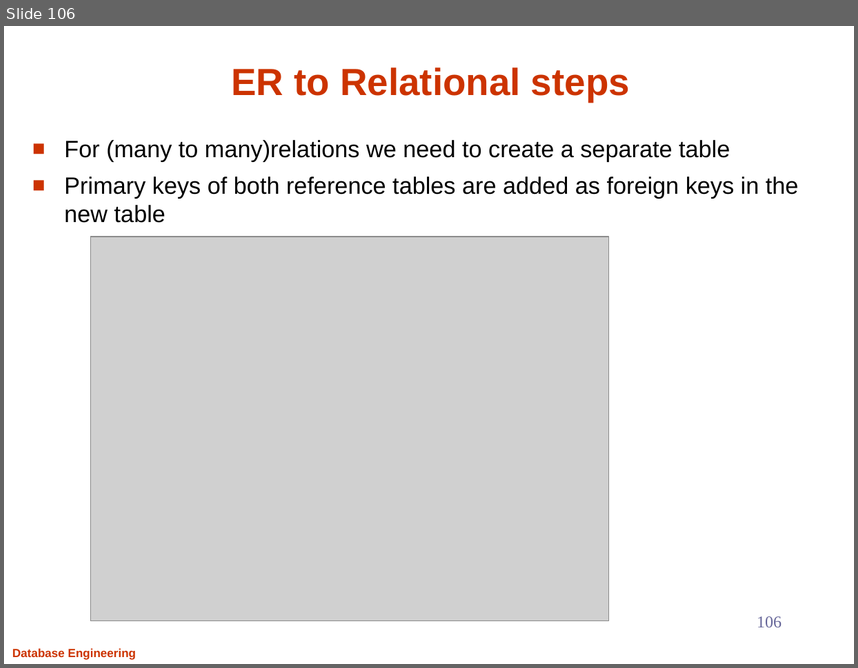
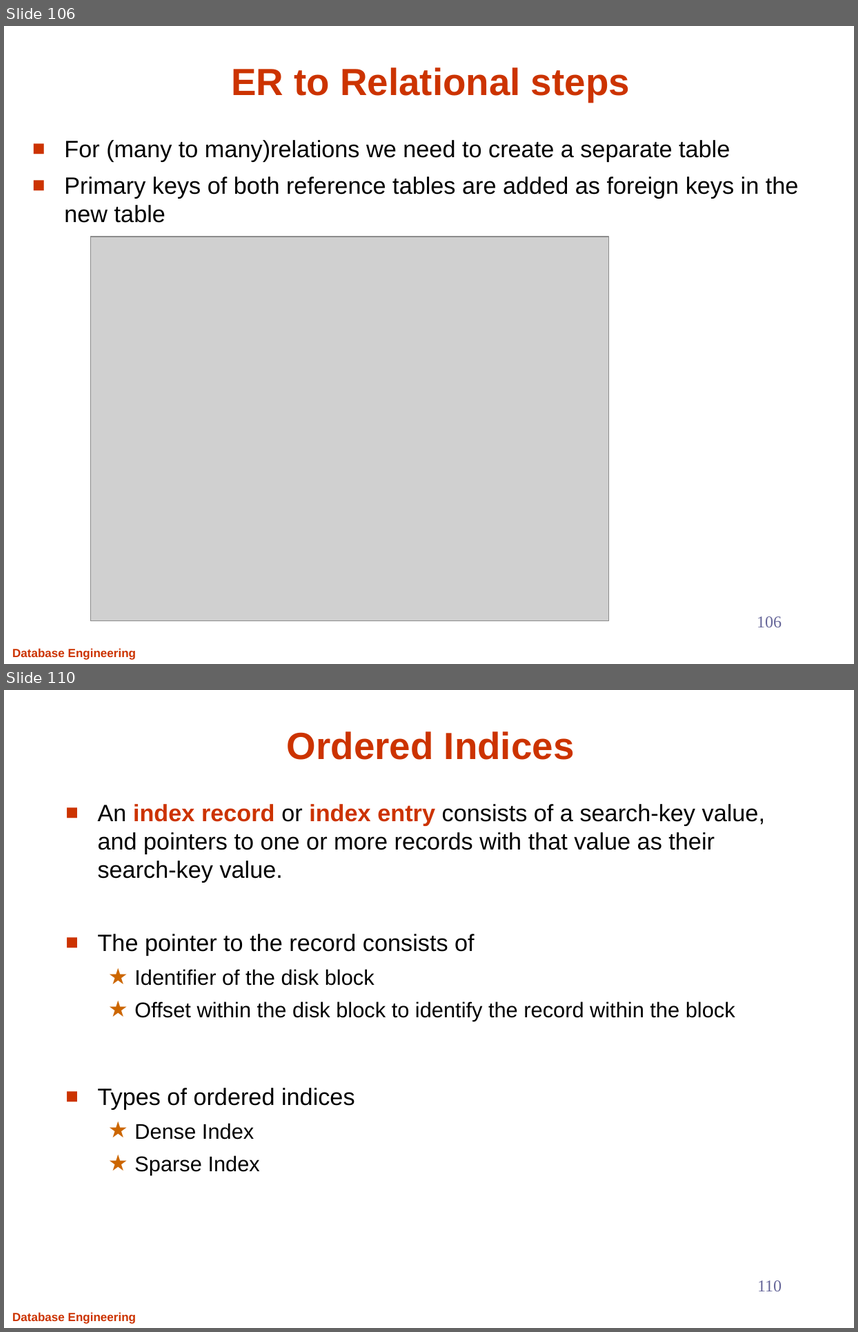
Before and after one commit to Aashishsharma/Learnings, a slide deck: RDBMS/DB.pptx. Shown one above the other, each under a label of ours: slide 106 before the commit, slides 106 and 110 after it; the slides between them are not shown. The pictures are 858x668 and 858x1332 pixels, drawn with LibreOffice and Linux fonts; fonts in the diff are those of the drawing; grey boxes stand for pictures. Boxes give left, top, right and bottom in pixels: in the first picture for what was removed or moved away, otherwise in the second. Text is boxed around its words. In the diff, an @@ line names an element or a change of style, - is before the commit and + after.

```diff
--- a/RDBMS/DB.pptx
+++ b/RDBMS/DB.pptx
@@ slide 110 added at (x1=4, y1=690, x2=854, y2=1328), background #FFFFFF; not listed: 1 template element that a slide beside it also shows @@
@@ title added at (x1=287, y1=731, x2=574, y2=760), 32 pt, text #CC3300, bold @@
+Ordered Indices
@@ text added at (x1=98, y1=804, x2=765, y2=1175), 20 pt, text #000000 @@
+■ An index record or index entry consists of a search-key value, and pointers to one or more records with that value as their search-key value.
+■ The pointer to the record consists of
+  ★ Identifier of the disk block
+  ★ Offset within the disk block to identify the record within the block
+■ Types of ordered indices
+  ★ Dense Index
+  ★ Sparse Index
@@ page number added at (x1=757, y1=1280, x2=782, y2=1291), 14 pt, text #666699 @@
+110
```
Also in this commit, not shown: 43 other slides added.
